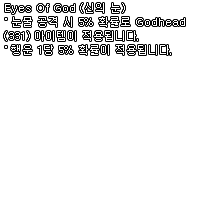
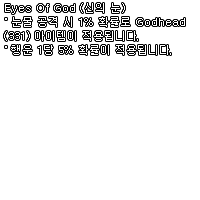
Before/after of a 200x200 layered artwork. What changed in the layer stack:
renamed "Eyes Of God (신의 눈) ˚ 눈물 공격 시 5% 확률로 Godhead (331) 아이템이 적용됩니다. ˚" to "Eyes Of God (신의 눈) ˚ 눈물 공격 시 1% 확률로 Godhead (331) 아이템이 적용됩니다. ˚", painted on it over <box>78,17,85,27</box>
